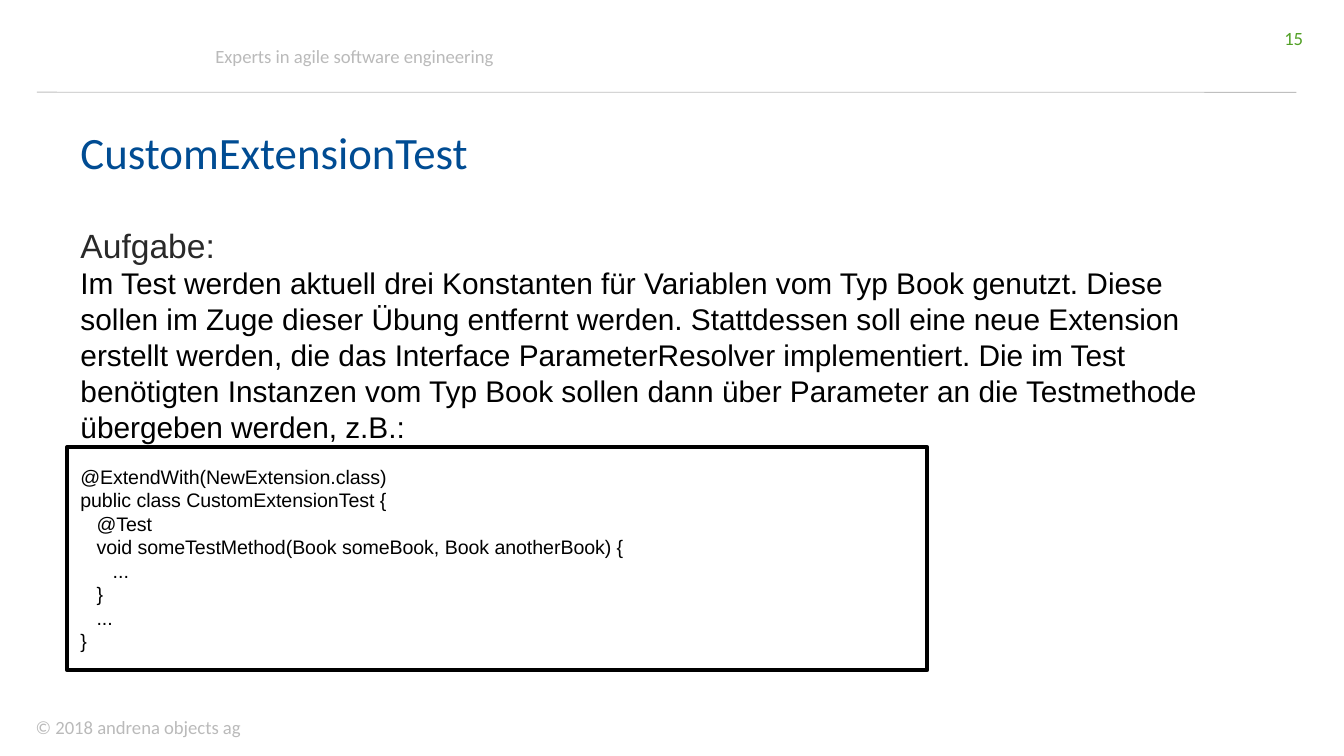
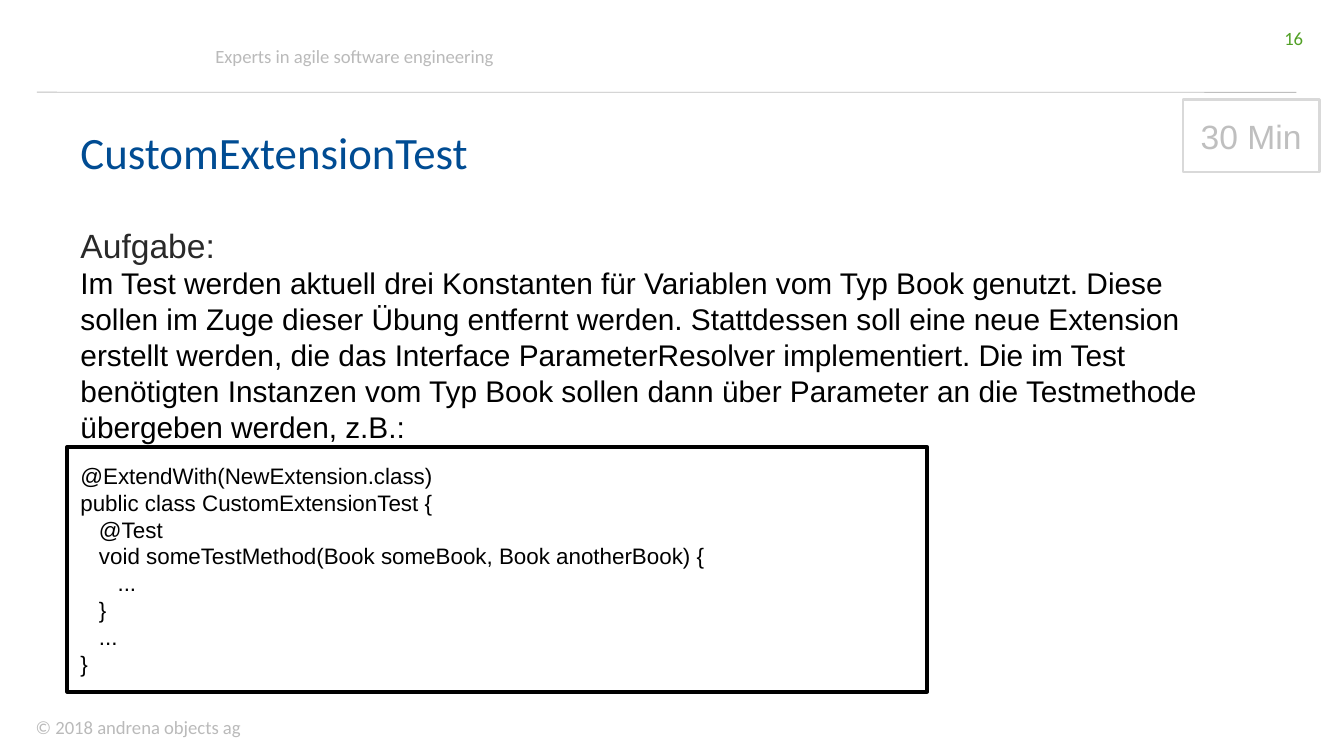
Before and after one commit to andrena/junit5-workshop-et-ka-2018, a slide deck: slide 16 of files/Folien.pptx (slide 15 before the commit). Drawn at 1344x756 pixels with LibreOffice and Linux fonts; fonts in the diff are those of the drawing; background and template pictures are left out. Boxes give left, top, right and bottom in pixels: in the first picture for what was removed or moved away, otherwise in the second. Text is boxed around its words. In the diff, an @@ line names an element or a change of style, - is before the commit and + after.

```diff
--- a/files/Folien.pptx
+++ b/files/Folien.pptx
@@ page number at box(1284, 32, 1303, 45): text changed @@
-15
+16
@@ rectangle added at box(1183, 99, 1320, 172), fill #FFFFFF, outline #D9D9D9 1.25 pt, 18 pt, text #BFBFBF @@
+30 Min
@@ rectangle "@ExtendWith(NewExtension.class)": place and size @@
-rectangle "@ExtendWith(NewExtension.class)" at box(67, 448, 927, 671)
+rectangle "@ExtendWith(NewExtension.class)" at box(67, 448, 927, 692)
@@ rectangle "@ExtendWith(NewExtension.class)" at box(67, 448, 927, 692): size 10.5 to 12 pt @@
```
Also in this commit, not shown: 13 other slides changed, 1 slide added.
